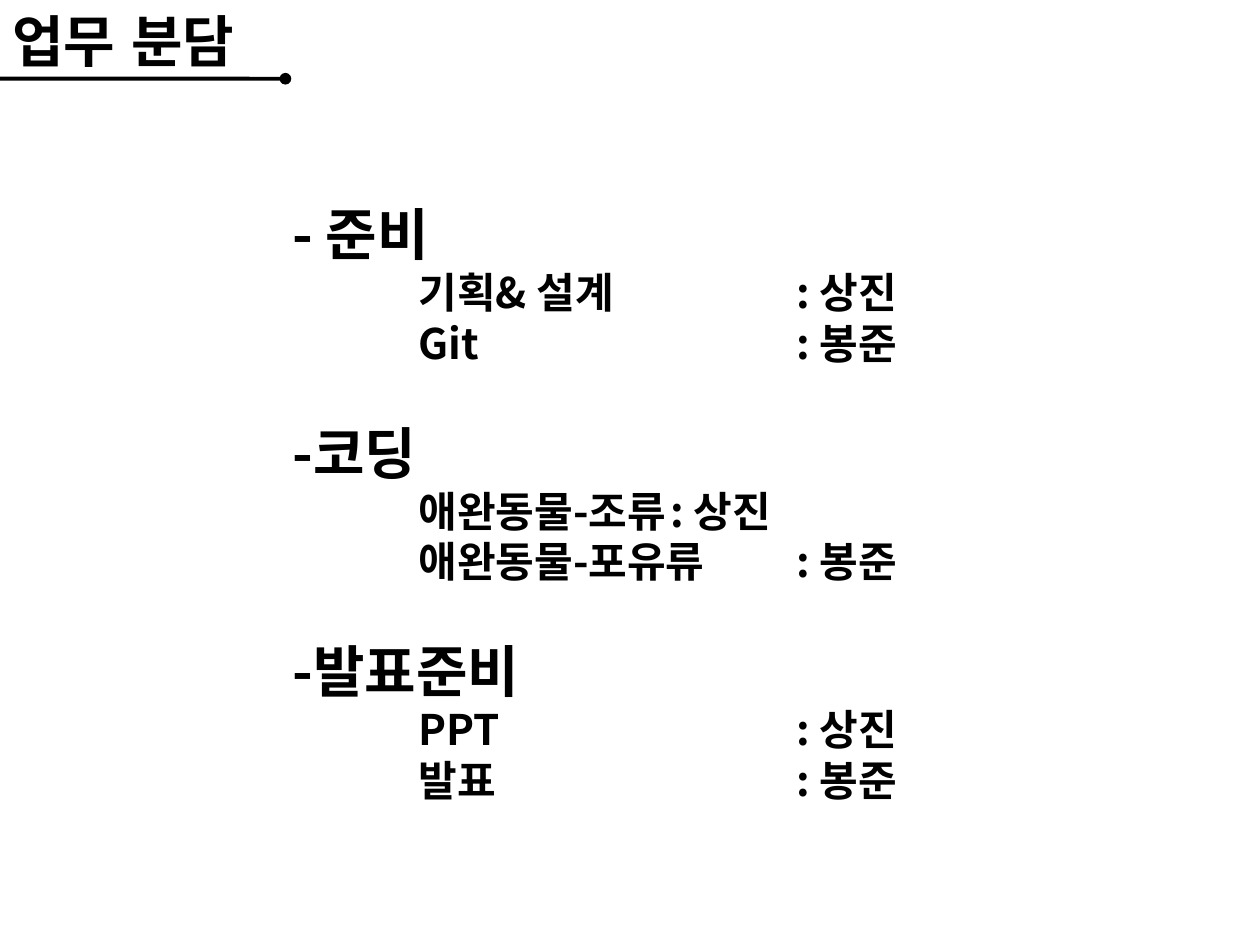
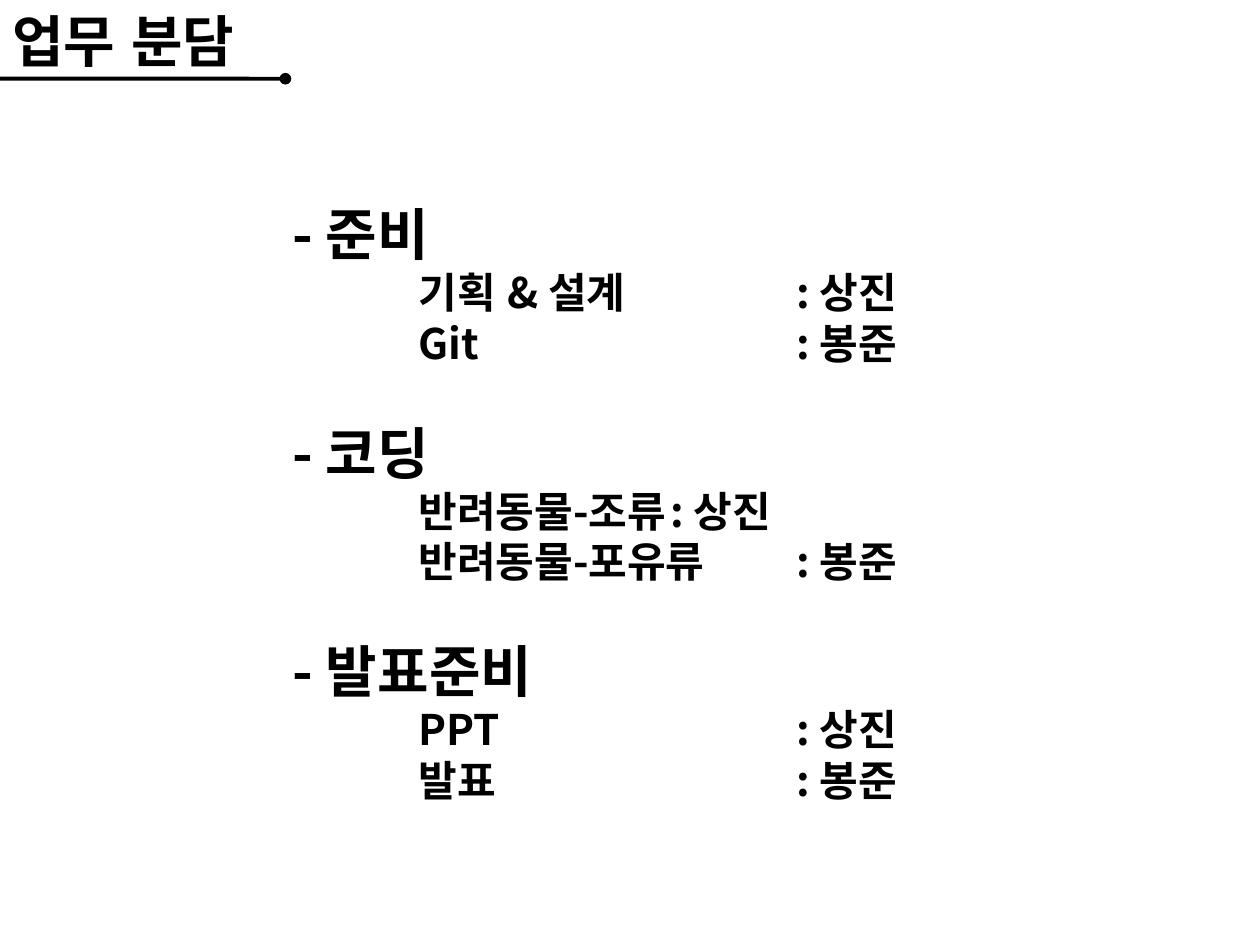
Before and after one commit to wjddlrladnjs/Pet, a slide deck: slide 3 of Pet/WebContent/share/동물농장.pptx. Drawn at 1260x945 pixels with LibreOffice and Linux fonts; fonts in the diff are those of the drawing; background and template pictures are left out. Boxes give left, top, right and bottom in pixels: in the first picture for what was removed or moved away, otherwise in the second. Text is boxed around its words. In the diff, an @@ line names an element or a change of style, - is before the commit and + after.

Commit message:
ppt.

```diff
--- a/Pet/WebContent/share/동물농장.pptx
+++ b/Pet/WebContent/share/동물농장.pptx
@@ text at (x1=418, y1=272, x2=897, y2=312): spaces changed @@
-기획& 설계 : 상진
+기획 & 설계 : 상진
@@ text at (x1=326, y1=427, x2=897, y2=697): text changed @@
--코딩
-애완동물-조류 : 상진
-애완동물-포유류 : 봉준
--발표준비
+- 코딩
+반려동물-조류 : 상진
+반려동물-포유류 : 봉준
+- 발표준비
```
Also in this commit, not shown: 2 other slides changed.
